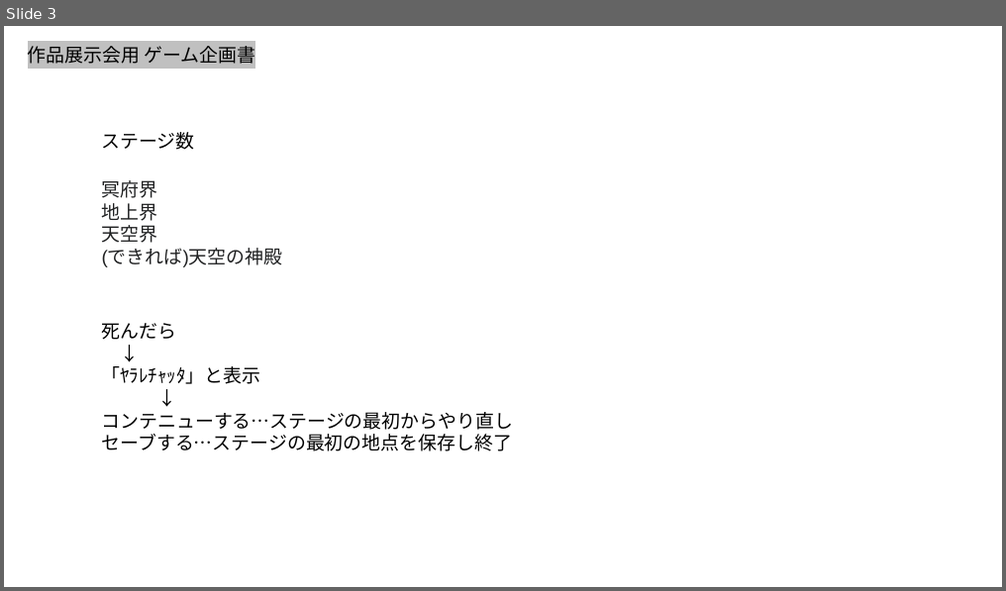
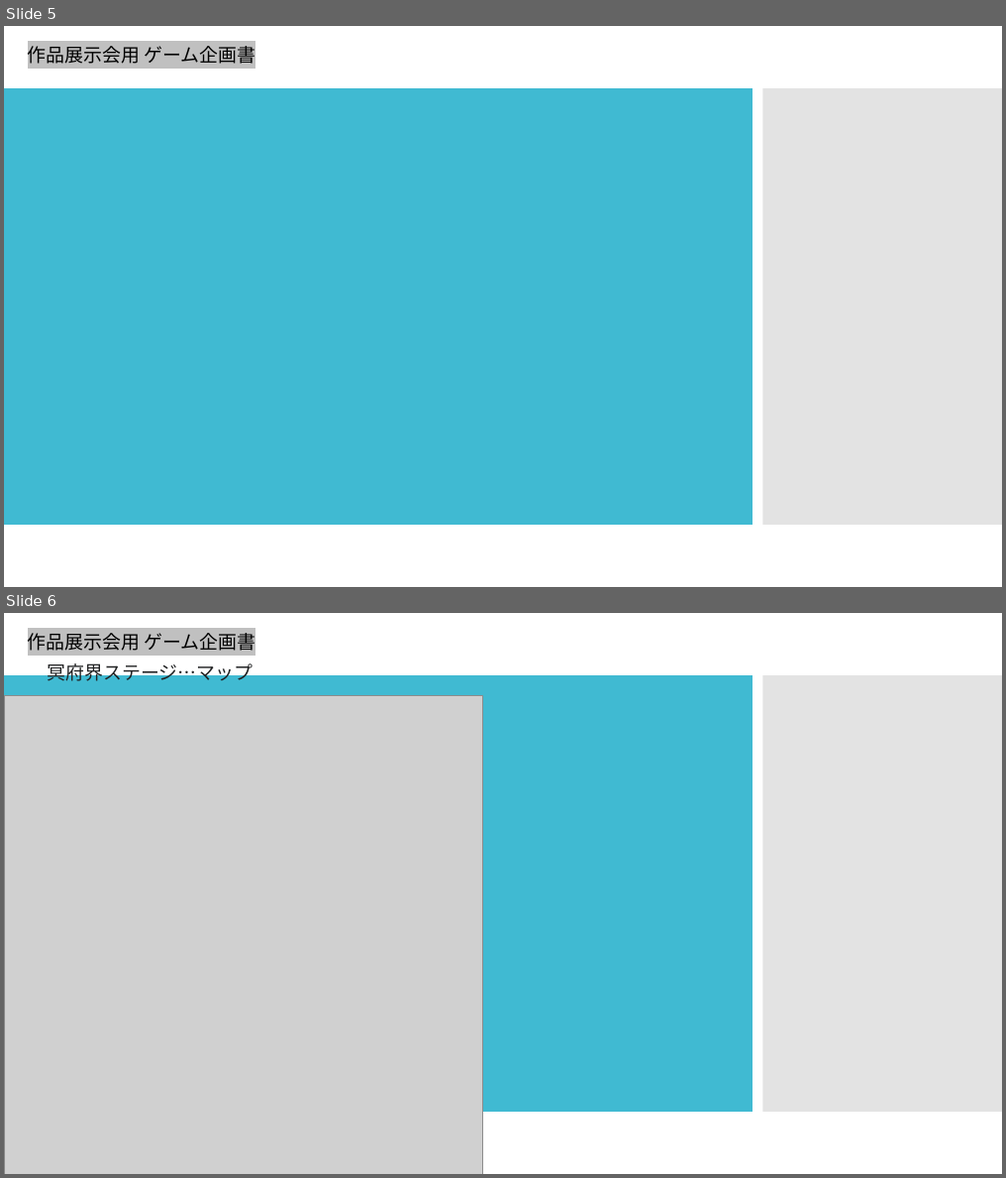
Before and after one commit to kakisawa/PalutenaGame, a slide deck: PalutenaGame/作品展示会用.pptx. Shown one above the other, each under a label of ours: slide 3 before the commit, slides 5 and 6 after it. The pictures are 1006x591 and 1006x1178 pixels, drawn with LibreOffice and Linux fonts; fonts in the diff are those of the drawing; grey boxes stand for pictures. Boxes give left, top, right and bottom in pixels: in the first picture for what was removed or moved away, otherwise in the second. Text is boxed around its words. In the diff, an @@ line names an element or a change of style, - is before the commit and + after.

```diff
--- a/PalutenaGame/作品展示会用.pptx
+++ b/PalutenaGame/作品展示会用.pptx
@@ slide 6 added at bbox=[4, 613, 1002, 1174], background #FFFFFF; not listed: 2 template elements that a slide beside it also shows @@
@@ text added at bbox=[28, 633, 255, 651], 18 pt, text #000000 @@
+作品展示会用 ゲーム企画書
@@ text added at bbox=[48, 661, 253, 685], 18 pt, text #202122 @@
+冥府界ステージ…マップ
@@ picture added at bbox=[4, 696, 482, 1174] @@
@@ what was slide 3 is now slide 5 @@
@@ slide 5 changed as well @@
@@ rectangle added at bbox=[4, 88, 752, 525], fill #40BAD2 @@
@@ rectangle added at bbox=[763, 88, 1002, 525], fill #C8C8C8 at 50% opacity @@
@@ text removed at bbox=[102, 132, 195, 150] @@
-ステージ数
@@ text removed at bbox=[102, 180, 283, 268] @@
-冥府界
-地上界
-天空界
-(できれば)天空の神殿
@@ text removed at bbox=[102, 323, 513, 452] @@
-死んだら
-↓
-「ﾔﾗﾚﾁｬｯﾀ」と表示
-↓
-コンテニューする…ステージの最初からやり直し
-セーブする…ステージの最初の地点を保存し終了
```
Also in this commit, not shown: 5 other slides changed, 3 other slides added, 1 other file.
